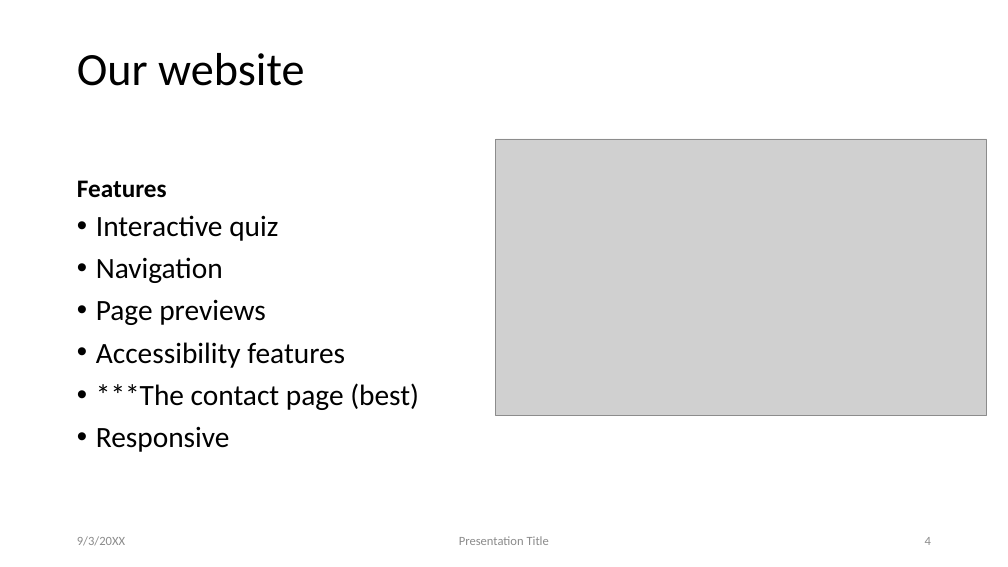
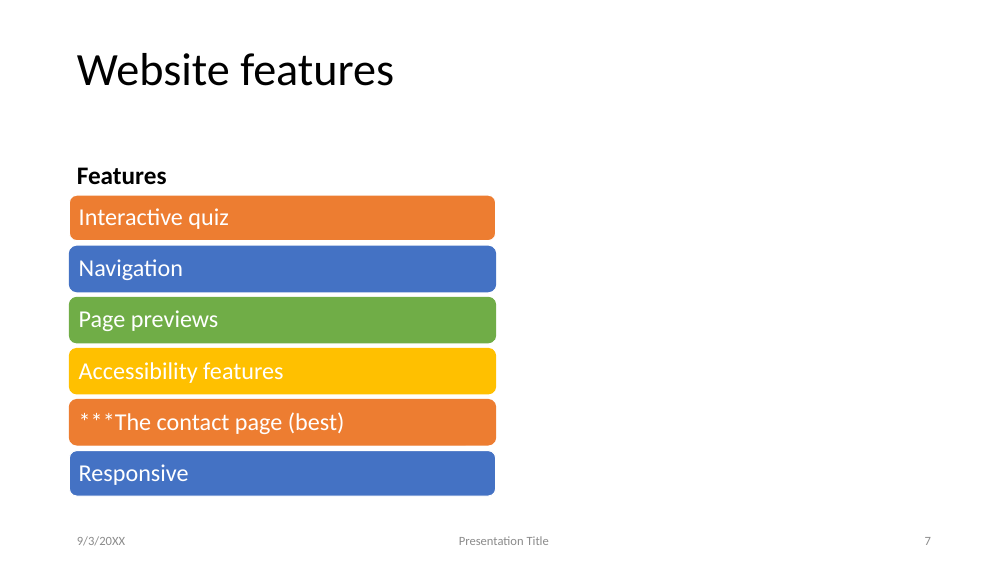
Before and after one commit to MinasFakhori/First-year-group-project, a slide deck: slide 7 of Presentation/pres.pptx (slide 4 before the commit). Drawn at 1008x567 pixels with LibreOffice and Linux fonts; fonts in the diff are those of the drawing; grey boxes stand for pictures. Boxes give left, top, right and bottom in pixels: in the first picture for what was removed or moved away, otherwise in the second. Text is boxed around its words. In the diff, an @@ line names an element or a change of style, - is before the commit and + after.

```diff
--- a/Presentation/pres.pptx
+++ b/Presentation/pres.pptx
@@ title at box(77, 53, 394, 86): text changed @@
-Our website
+Website features
@@ text "Features": place and size @@
-text "Features" at box(77, 180, 167, 198)
+text "Features" at box(77, 167, 167, 185)
@@ picture removed at box(496, 139, 987, 415) @@
@@ text removed at box(96, 215, 419, 452) @@
-• Interactive quiz
-• Navigation
-• Page previews
-• Accessibility features
-• ***The contact page (best)
-• Responsive
@@ group added at box(70, 195, 496, 496): 6 rounded rectangles, 6 texts @@
+Interactive quiz
+Navigation
+Page previews
+Accessibility features
+***The contact page (best)
+Responsive
@@ page number at box(925, 537, 931, 545): text changed @@
-4
+7
```
Also in this commit, not shown: 6 other slides changed, 4 slides added, 2 slides removed.
